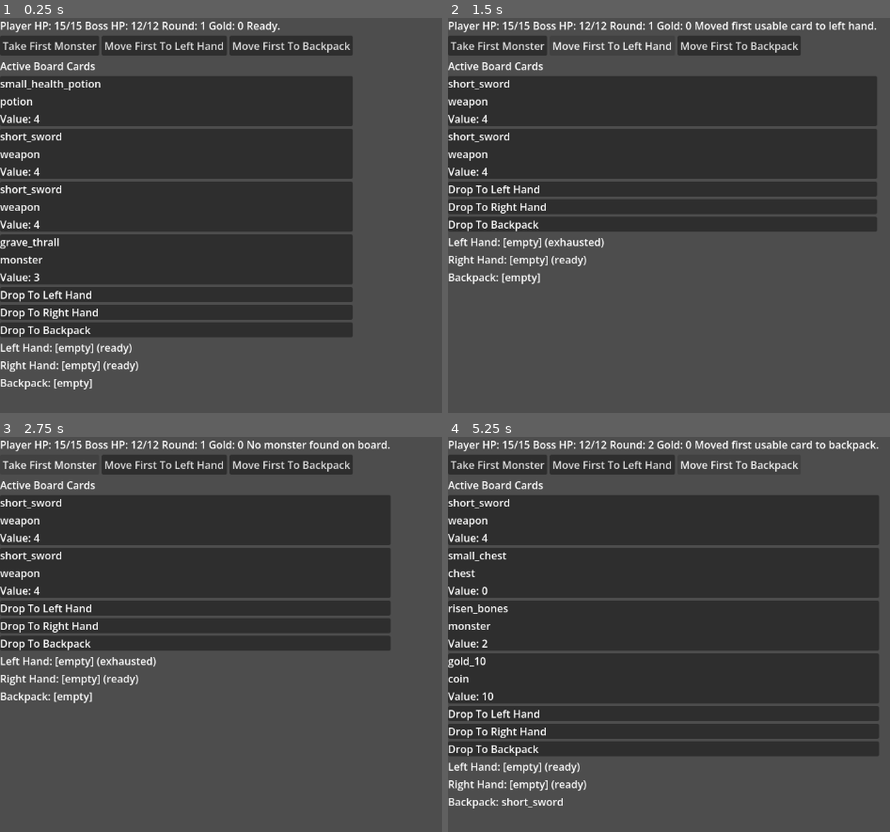
Above: before the commit, frames 1-4 (two rows, left to right).
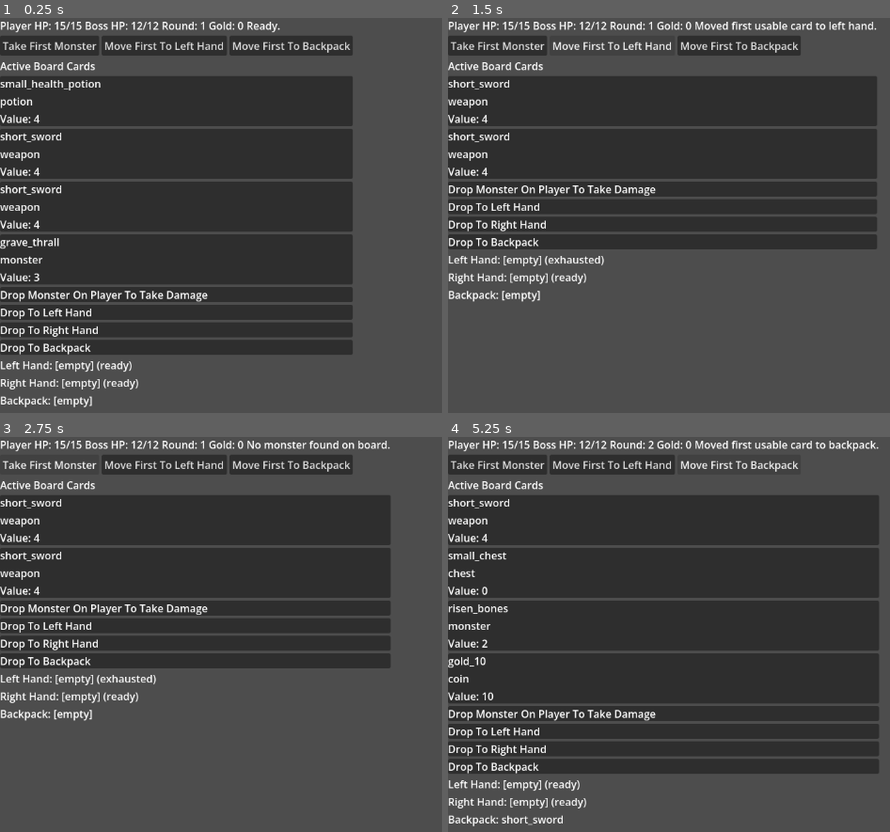
Above: after the commit, the same moments.

Repository: adamdyess81/TheSeventhShard
Game: Godot game, scene res://combat/combat_scene.tscn
The game is run twice, just before and just after one commit, with the same random seed, the same clock (stepped at 60 frames per second) and the same inputs. The project has no main scene, so this scene is started directly.
Inputs:
- Up to frame 1 (0.25 s): no input
- Up to frame 2 (1.5 s): click "Take First Monster" at 0.5 s; click "Move First To Left Hand" at 1.25 s
- Up to frame 3 (2.75 s): click "Take First Monster" at 2 s
- Up to frame 4 (5.25 s): click "Move First To Left Hand" at 2.75 s; click "Take First Monster" at 3.5 s; click "Move First To Left Hand" at 4.25 s; click "Move First To Backpack" at 5 s

The runs differ from the first frame. In frame 1, 4.8% of the frame differs, in the area x 0-80%, y 69-99%; in frame 2, 5.5%; in frame 3, 5.2%; in frame 4, 5.5%, in the area x 0-98%, y 69-99%.

Commit message:
Add player avatar damage drop zone

Diff:
--- a/cards/CardView.gd
+++ b/cards/CardView.gd
@@ -32,8 +32,19 @@
 
  var data = {
   "source": "board",
-  "board_index": board_index
+  "board_index": board_index,
+  "card_family": _get_card_family()
  }
 
  print("drag data: ", data)
  return data
+
+
+func _get_card_family() -> String:
+ if card_data is CardRuntimeState:
+  return String(card_data.get_family())
+
+ if card_data is Dictionary:
+  return String(card_data.get("family", ""))
+
+ return ""
--- a/cards/DropZone.gd
+++ b/cards/DropZone.gd
@@ -2,6 +2,7 @@
 
 @export var drop_target: String = ""
 @export var combat_scene_path: NodePath
+@export var allowed_families: Array[String] = []
 
 var combat_scene
 
@@ -14,6 +15,16 @@
 
 func _can_drop_data(_at_position, data) -> bool:
  var can_drop = typeof(data) == TYPE_DICTIONARY and data.get("source", "") == "board"
+ if not can_drop:
+  print("_can_drop_data called on ", name, " with data: ", data, " result: ", can_drop)
+  return can_drop
+
+ if allowed_families.is_empty():
+  print("_can_drop_data called on ", name, " with data: ", data, " result: ", can_drop)
+  return can_drop
+
+ var card_family := String(data.get("card_family", "")).strip_edges()
+ can_drop = card_family in allowed_families
  print("_can_drop_data called on ", name, " with data: ", data, " result: ", can_drop)
  return can_drop
 
@@ -42,5 +53,8 @@
  elif normalized_target == "backpack":
   print("calling handle_drop_to_backpack with index ", board_index)
   combat_scene.handle_drop_to_backpack(board_index)
+ elif normalized_target == "player_avatar":
+  print("calling handle_drop_to_player_avatar with index ", board_index)
+  combat_scene.handle_drop_to_player_avatar(board_index)
  else:
   print("unhandled drop_target: '", normalized_target, "'")
--- a/combat/combat_scene.gd
+++ b/combat/combat_scene.gd
@@ -282,3 +282,22 @@
 
  set_status("Dropped card into backpack.")
  _refresh_ui()
+
+
+func handle_drop_to_player_avatar(board_index: int) -> void:
+ print("handle_drop_to_player_avatar called with index: ", board_index)
+
+ var before_health = match_state.player_state.current_health
+ print("before resolve, player health: ", before_health)
+
+ var success := combat_controller.resolve_enemy_to_player(board_index)
+
+ var after_health = match_state.player_state.current_health
+ print("after resolve, player health: ", after_health)
+
+ if success:
+  set_status("Dropped monster onto player.")
+ else:
+  set_status("Only monsters can be dropped onto the player.")
+
+ _refresh_ui()
--- a/combat/combat_scene.tscn
+++ b/combat/combat_scene.tscn
@@ -62,6 +62,17 @@
 [node name="BoardCardList" type="VBoxContainer" parent="RootLayout/BoardSection" unique_id=1796195183]
 layout_mode = 2
 
+[node name="PlayerAvatarDropZone" type="PanelContainer" parent="RootLayout" unique_id=1411459182]
+layout_mode = 2
+script = ExtResource("2_a5s3s")
+drop_target = "player_avatar"
+combat_scene_path = NodePath("../..")
+allowed_families = PackedStringArray("monster")
+
+[node name="Label" type="Label" parent="RootLayout/PlayerAvatarDropZone" unique_id=1326504604]
+layout_mode = 2
+text = "Drop Monster On Player To Take Damage"
+
 [node name="EquipmentSection" type="VBoxContainer" parent="RootLayout" unique_id=586308777]
 layout_mode = 2
 
